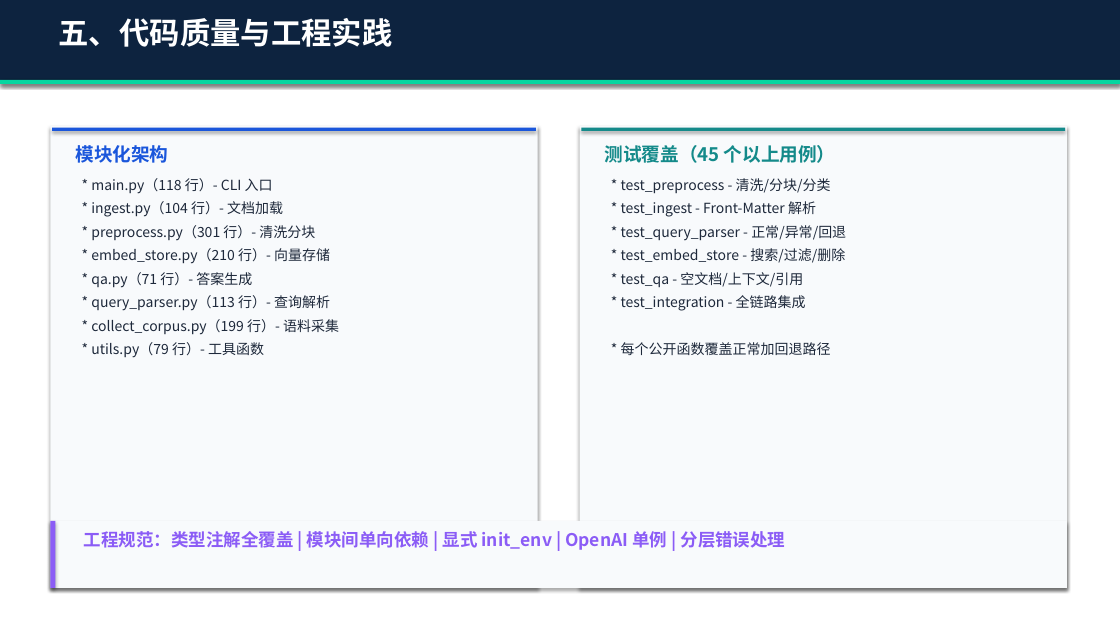
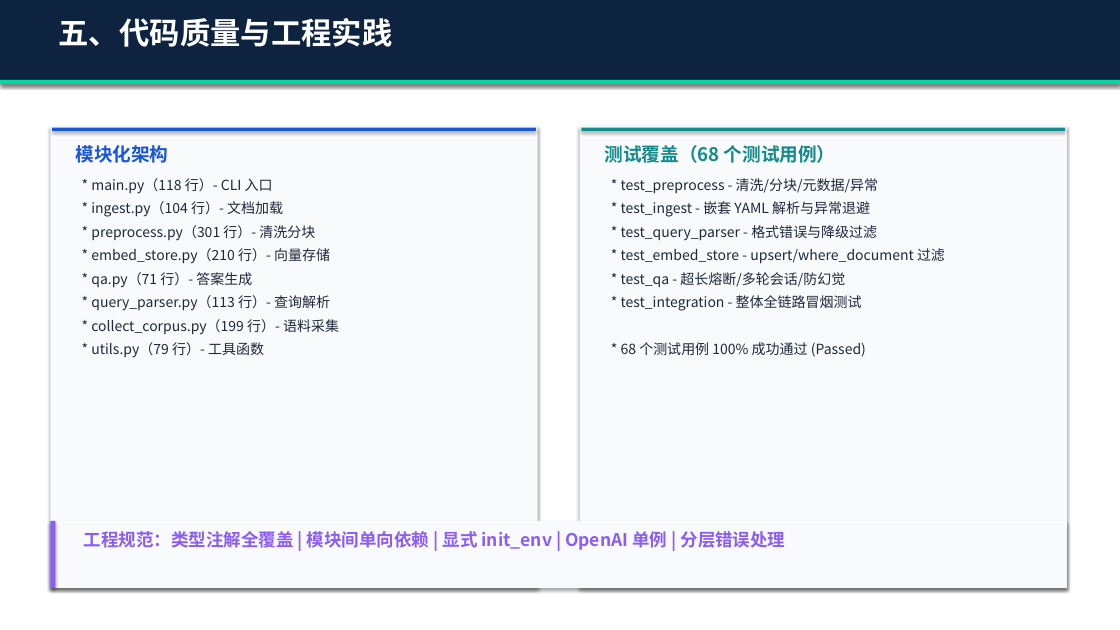
Before and after one commit to liwe123/Date-Analysis-Fanal-Exem, a slide deck: slide 12 of final exam2/BigData_RAG_答辩演示.pptx. Drawn at 1120x630 pixels with LibreOffice and Linux fonts; fonts in the diff are those of the drawing. Boxes give left, top, right and bottom in pixels: in the first picture for what was removed or moved away, otherwise in the second. Text is boxed around its words. In the diff, an @@ line names an element or a change of style, - is before the commit and + after.

Commit message:
docs: 更新答辩演示 PPT 并加入全新团队分工汇报页
1. create_pptx.py: 全面校正 RAG 项目运行数据（176 篇文档、~450+ 分块、68 个单测），新增全新的第九张幻灯片'团队分工与板块技术汇报'，并扩容目录页。
2. BigData_RAG_答辩演示.pptx: 基于更新后的 python 脚本重新渲染生成。
3. requirements.txt: 追加 python-pptx>=0.6.21 依赖以确保依赖链完整健壮。

```diff
--- a/final exam2/BigData_RAG_答辩演示.pptx
+++ b/final exam2/BigData_RAG_答辩演示.pptx
@@ text at bbox=[605, 145, 836, 163]: text changed @@
-测试覆盖（45 个以上用例）
+测试覆盖（68 个测试用例）
@@ text at bbox=[621, 178, 878, 194]: text changed @@
-* test_preprocess - 清洗/分块/分类
+* test_preprocess - 清洗/分块/元数据/异常
@@ text at bbox=[621, 201, 870, 217]: text changed @@
-* test_ingest - Front-Matter 解析
+* test_ingest - 嵌套 YAML 解析与异常退避
@@ text at bbox=[621, 225, 877, 241]: text changed @@
-* test_query_parser - 正常/异常/回退
+* test_query_parser - 格式错误与降级过滤
@@ text at bbox=[621, 248, 945, 264]: text changed @@
-* test_embed_store - 搜索/过滤/删除
+* test_embed_store - upsert/where_document 过滤
@@ text at bbox=[621, 295, 862, 311]: text changed @@
-* test_integration - 全链路集成
+* test_integration - 整体全链路冒烟测试
@@ text at bbox=[621, 272, 845, 287]: text changed @@
-* test_qa - 空文档/上下文/引用
+* test_qa - 超长熔断/多轮会话/防幻觉
@@ text at bbox=[621, 342, 866, 357]: text changed @@
-* 每个公开函数覆盖正常加回退路径
+* 68 个测试用例 100% 成功通过 (Passed)
```
Also in this commit, not shown: 8 other slides changed, 1 slide added, 2 other files.
